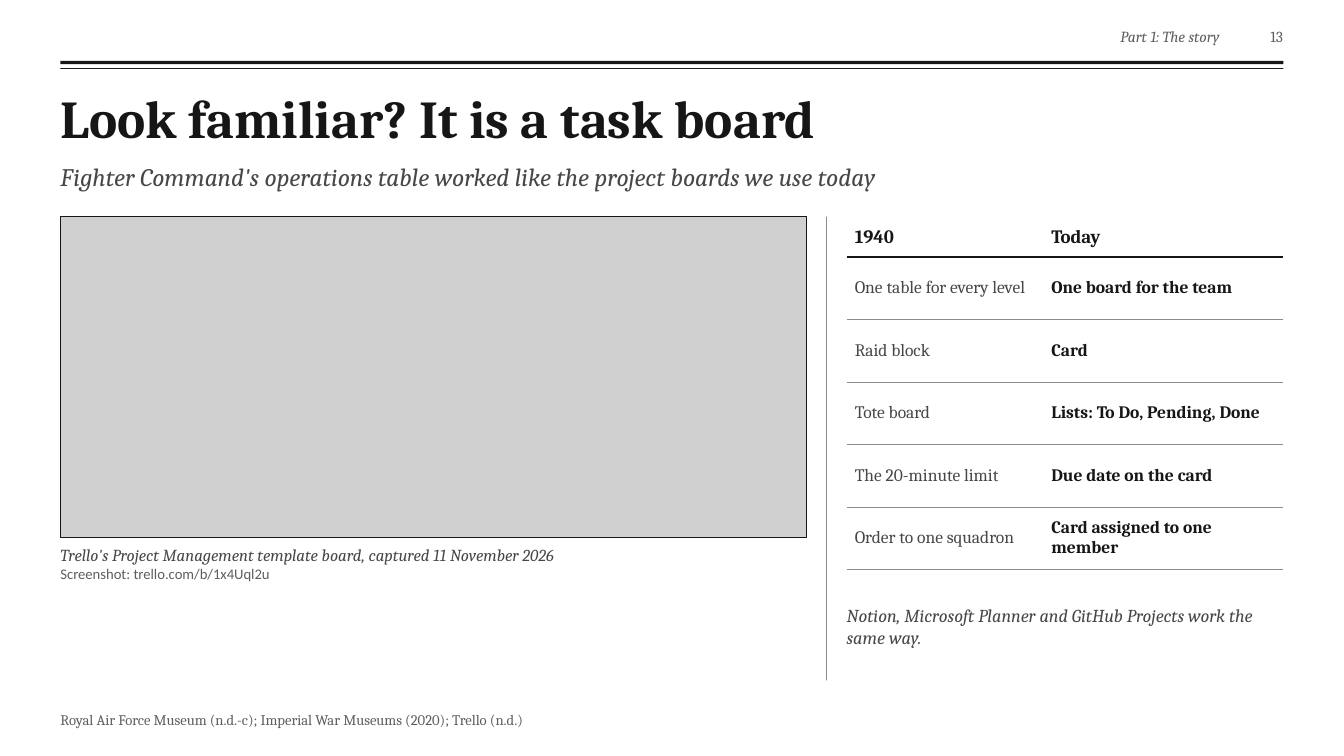
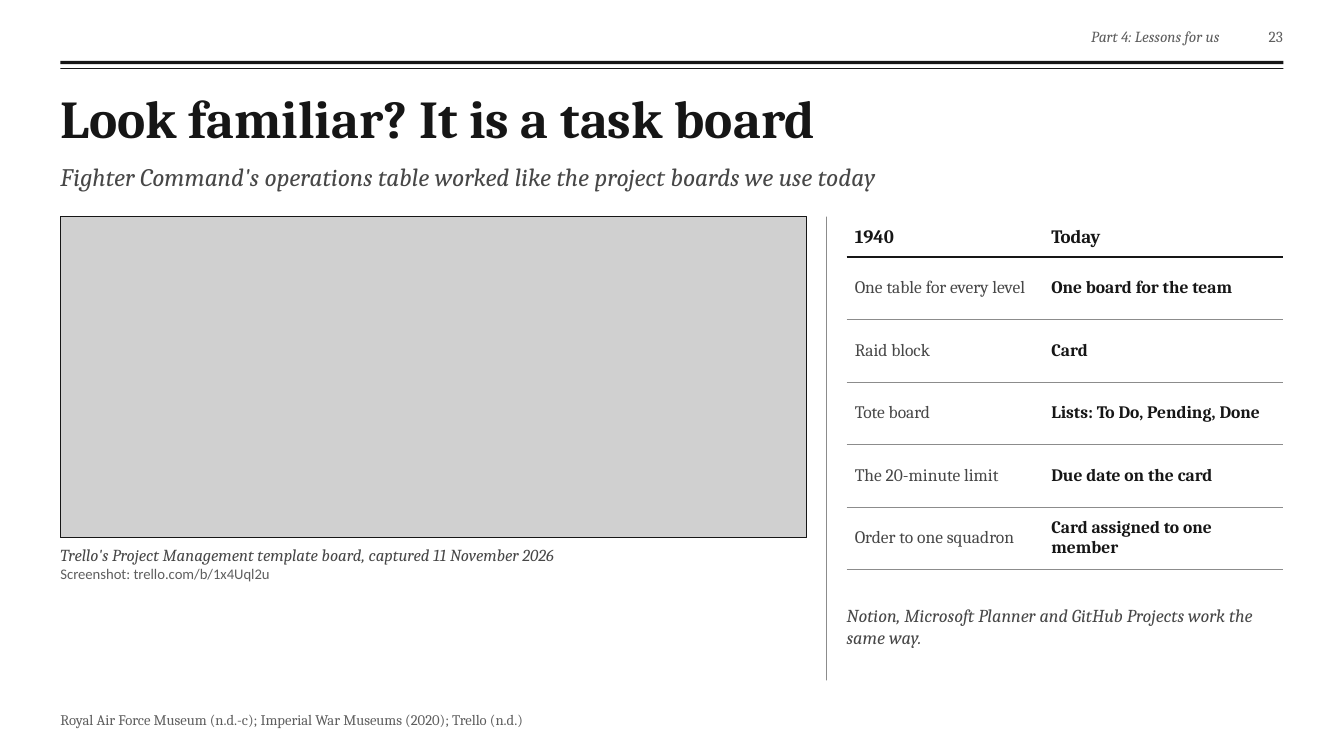
Before and after one commit to fengyiqicoder/fumadocs, a slide deck: slide 23 of dowding-presentation/Dowding_Effective_Communication.pptx (slide 13 before the commit). Drawn at 1344x756 pixels with LibreOffice and Linux fonts; fonts in the diff are those of the drawing; grey boxes stand for pictures; background and template pictures are left out. Boxes give left, top, right and bottom in pixels: in the first picture for what was removed or moved away, otherwise in the second. Text is boxed around its words. In the diff, an @@ line names an element or a change of style, - is before the commit and + after.

```diff
--- a/dowding-presentation/Dowding_Effective_Communication.pptx
+++ b/dowding-presentation/Dowding_Effective_Communication.pptx
@@ text at (1091, 31, 1220, 45): text changed @@
-Part 1: The story
+Part 4: Lessons for us
@@ page number at (1269, 31, 1283, 42): text changed @@
-13
+23
```
Also in this commit, not shown: 1 other slide changed, 2 other files.
